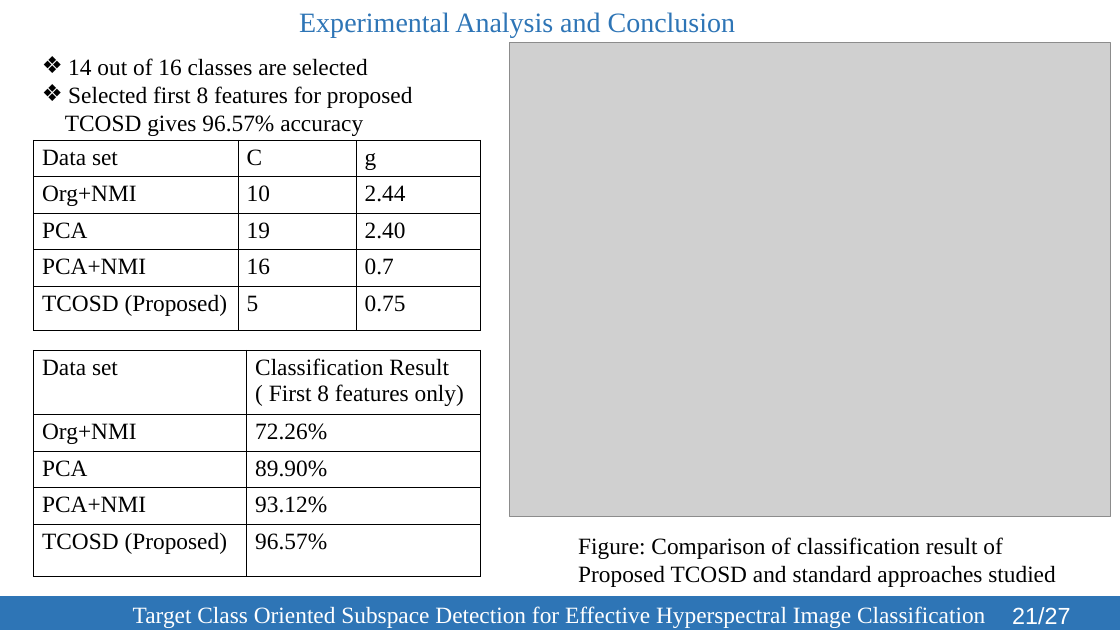
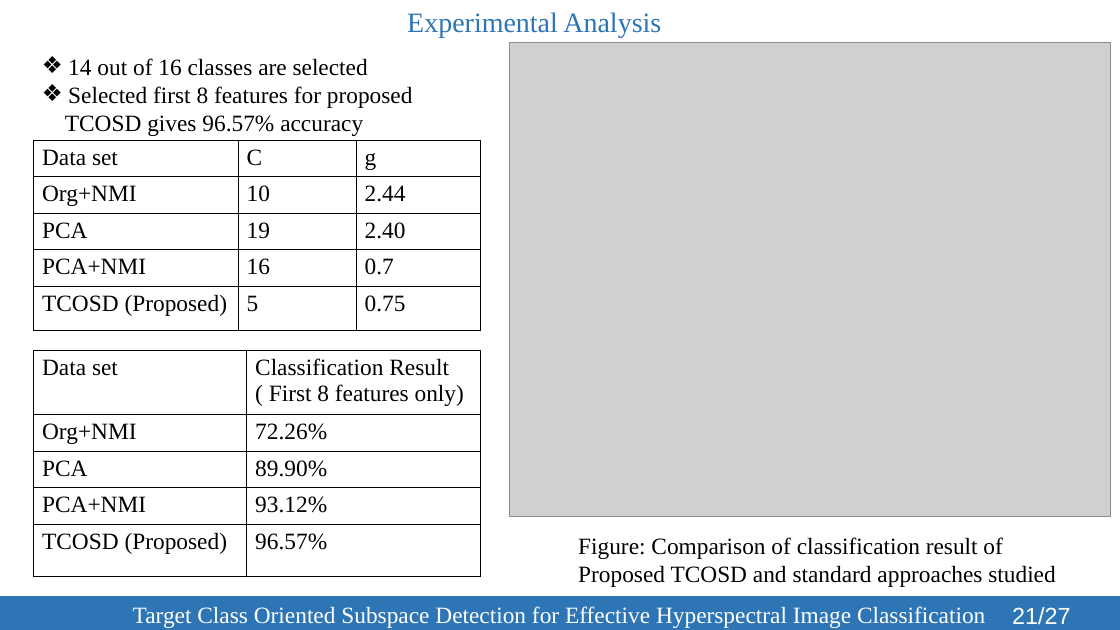
Before and after one commit to SleepyBrain/Remote-Sensing, a slide deck: slide 21 of Presentation/TCOSD-123086.pptx. Drawn at 1120x630 pixels with LibreOffice and Linux fonts; fonts in the diff are those of the drawing; grey boxes stand for pictures; background and template pictures are left out. Boxes give left, top, right and bottom in pixels: in the first picture for what was removed or moved away, otherwise in the second. Text is boxed around its words. In the diff, an @@ line names an element or a change of style, - is before the commit and + after.

```diff
--- a/Presentation/TCOSD-123086.pptx
+++ b/Presentation/TCOSD-123086.pptx
@@ text in rectangle at <box>407,12,661,37</box>: text changed @@
-Experimental Analysis and Conclusion
+Experimental Analysis
```
Also in this commit, not shown: 7 other slides changed, 1 other file.
